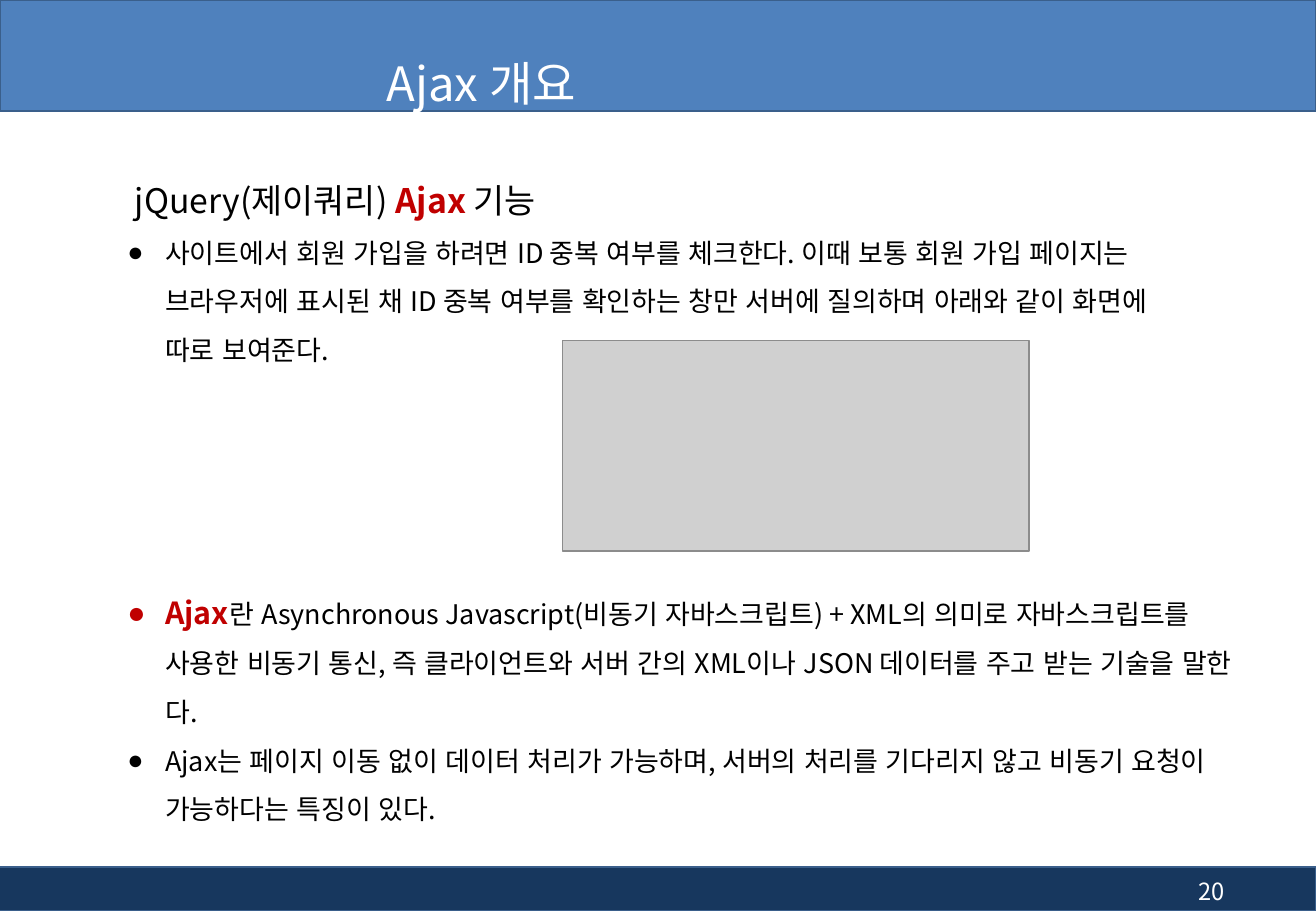
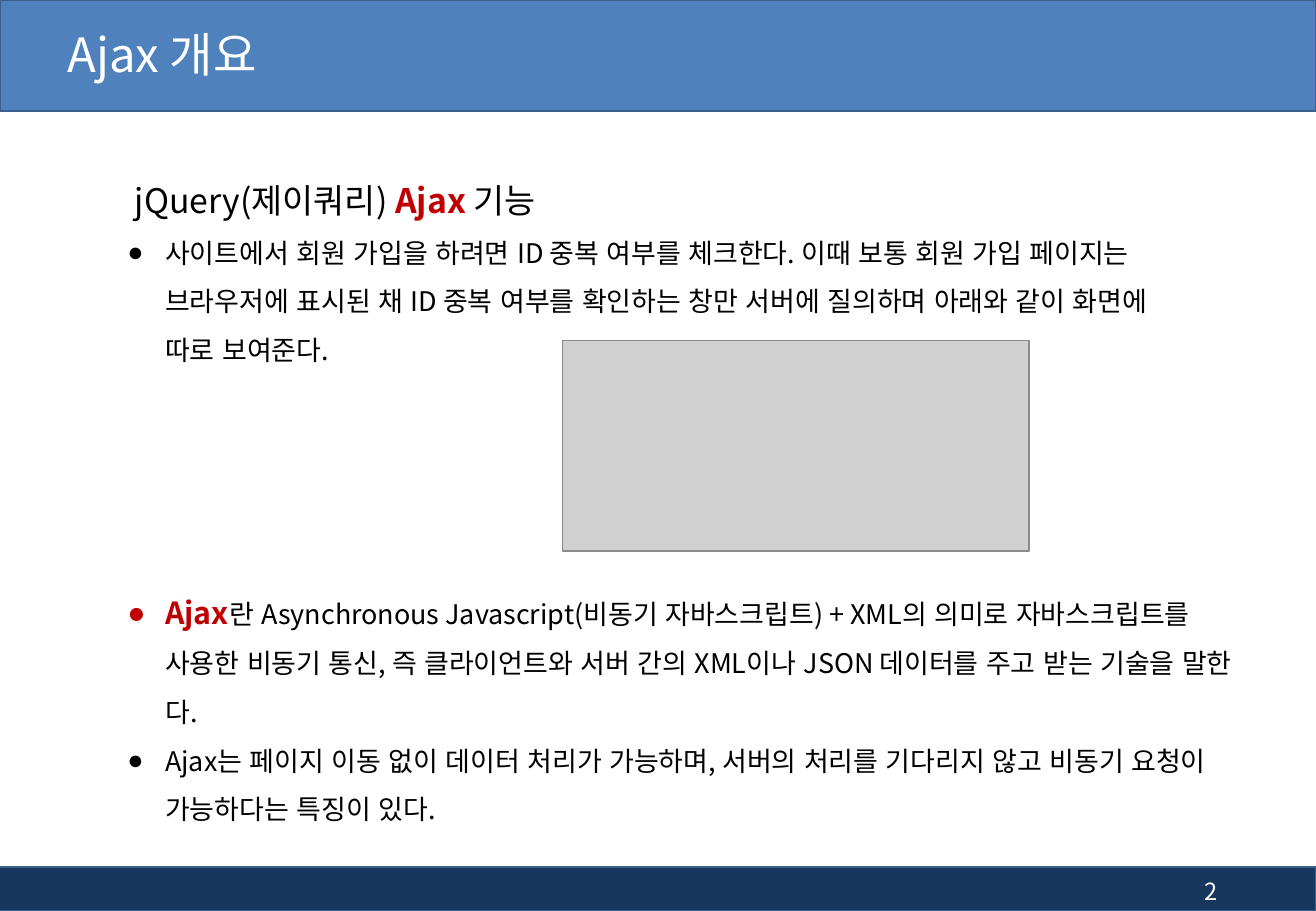
Before and after one commit to pshho/ngreen_project, a slide deck: slide 2 of jspWorks/자료/jsp_ppt/13장. jsp - 부트스트랩(Bootstrap), Ajax.pptx (slide 20 before the commit). Drawn at 1316x911 pixels with LibreOffice and Linux fonts; fonts in the diff are those of the drawing; grey boxes stand for pictures; background and template pictures are left out. Boxes give left, top, right and bottom in pixels: in the first picture for what was removed or moved away, otherwise in the second. Text is boxed around its words. In the diff, an @@ line names an element or a change of style, - is before the commit and + after.

```diff
--- a/jspWorks/자료/jsp_ppt/13장. jsp - 부트스트랩(Bootstrap), Ajax.pptx
+++ b/jspWorks/자료/jsp_ppt/13장. jsp - 부트스트랩(Bootstrap), Ajax.pptx
@@ title "Ajax 개요": place and size @@
-title "Ajax 개요" at [387, 62, 576, 113]
+title "Ajax 개요" at [67, 33, 257, 83]
@@ title "Ajax 개요" at [67, 33, 257, 83]: alignment centre to left @@
@@ page number at [1205, 882, 1218, 900]: text changed @@
-20
+2
```
Also in this commit, not shown: 5 other slides changed, 3 slides added, 9 slides removed, 17 other files.
